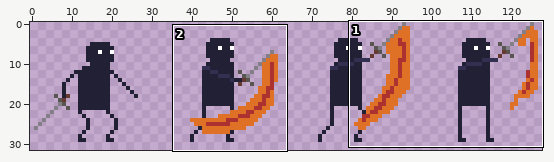
One commit to this sprite sheet: core/assets/knightAttack1Sheet.png. Above, an overview of the earlier version with the close-up marked.
Close-up. Before:
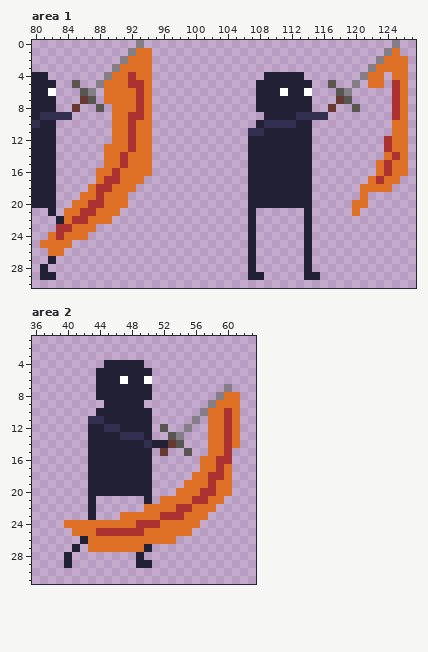
The file is 128x32 pixels. Shown: area 1: x 80..127, y 0..30; area 2: x 36..63, y 1..31.
The same view after the edit:
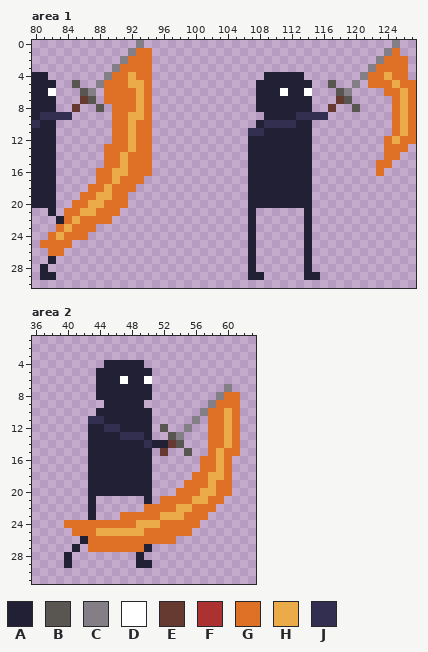
Palette (. is transparent): A #222034  B #595652  C #847e87  D #ffffff  E #663931  F #ac3232  G #df7126  H #ebab48  J #322f51
The exact change:
Area 1:
Colour G is added in rows 5 to 6 at x 124 and 127; in rows 7 to 12 at x 127.
Colour G replaces colour F in rows 6 to 9 at x 125; in rows 12 to 13 at x 124; in row 14 at x 125; in row 15 at x 124; in row 17 at x 89; in row 18 at x 88.
Colour G replaces colour F in row 22 at x 86; in row 23 at x 83.
Colour H is added in row 4 at x 124.
Colour H replaces colour F in row 4 at x 92; in row 5 at x 92 to 93 and 125; in rows 6 to 8 at x 93; in row 9 at x 92 to 93; in rows 10 to 13 at x 92; in rows 14 to 15 at x 91.
Colour H replaces colour F in rows 16 to 17 at x 90; in row 18 at x 89; in row 19 at x 88; in row 20 at x 87 to 88; in row 21 at x 86 to 87; in row 22 at x 85.
Colour H replaces colour F in row 23 at x 84; in row 24 at x 83.
Colour H replaces colour G in rows 6 to 11 at x 126; in row 12 at x 125; in row 16 at x 91; in row 19 at x 89.
Colour F is gone in row 16 at x 124; in row 17 at x 123.
Colour G is gone in row 14 at x 126; in rows 15 to 16 at x 125 to 126; in row 17 at x 122 and 124 to 125; in row 18 at x 121 to 124; in row 19 at x 121; in row 20 at x 120 to 121.
Colour G is gone in row 21 at x 120.
Area 2:
Colour G is added in row 15 at x 61.
Colour G replaces colour F in rows 15 to 16 at x 60.
Colour H replaces colour F in rows 10 to 14 at x 60; in rows 16 to 17 at x 59; in row 18 at x 58 to 59; in row 19 at x 58; in row 20 at x 57 to 58; in row 21 at x 56 to 57.
Colour H replaces colour F in row 22 at x 54 to 55; in row 23 at x 52 to 54; in row 24 at x 49 to 51; in row 25 at x 44 to 49.
Colour H replaces colour G in row 15 at x 59.
Changed places in both close-ups, as pixel boxes (x1, y1, x2, y2):
changed: (56, 72, 144, 240)
changed: (352, 72, 416, 216)
changed: (96, 408, 240, 536)
